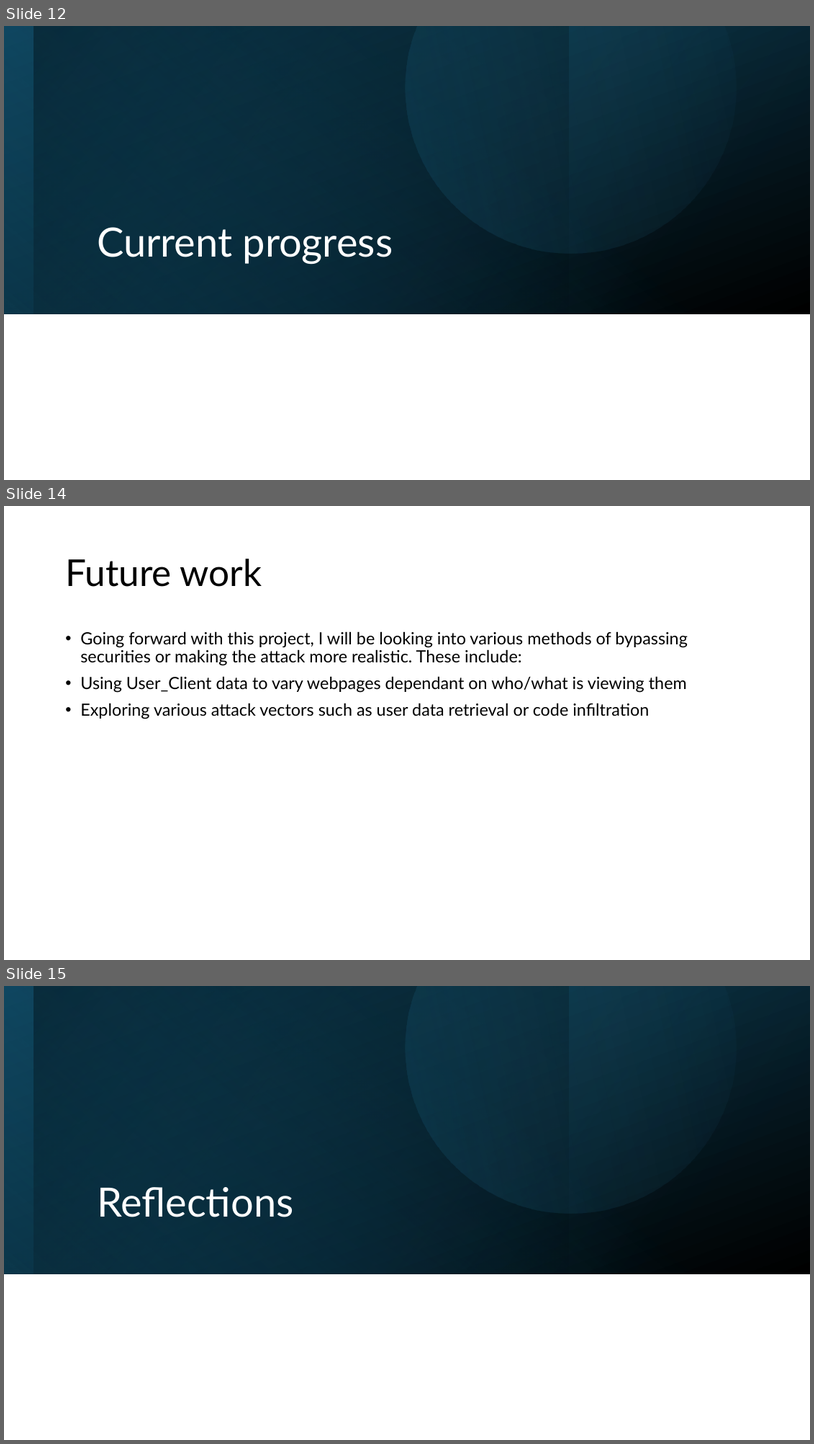
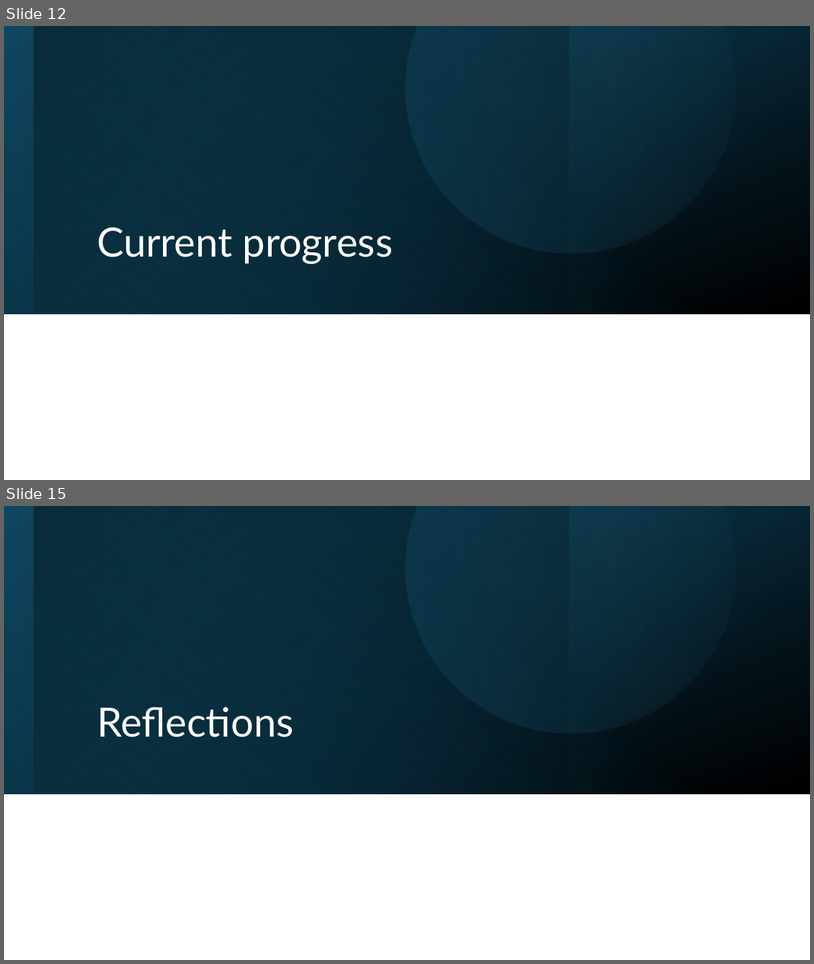
Before and after one commit to Fitch-Gamer/Bachelors-Dissertation, a slide deck: Demonstration of progress/Demonstration of progress.pptx. Shown one above the other, each under a label of ours: slides 12, 14 and 15 before the commit, slides 12 and 15 after it; the slides between them are not shown. The pictures are 814x1444 and 814x964 pixels, drawn with LibreOffice and Linux fonts; fonts in the diff are those of the drawing. Boxes give left, top, right and bottom in pixels: in the first picture for what was removed or moved away, otherwise in the second. Text is boxed around its words. In the diff, an @@ line names an element or a change of style, - is before the commit and + after.

```diff
--- a/Demonstration of progress/Demonstration of progress.pptx
+++ b/Demonstration of progress/Demonstration of progress.pptx
@@ slide 14 removed at <box>4,506,810,960</box>, background #FFFFFF @@
@@ title removed at <box>65,559,262,587</box> @@
-Future work
@@ text removed at <box>80,631,688,719</box> @@
-• Going forward with this project, I will be looking into various methods of bypassing securities or making the attack more realistic. These include:
-• Using User_Client data to vary webpages dependant on who/what is viewing them
-• Exploring various attack vectors such as user data retrieval or code infiltration
```
Also in this commit, not shown: 3 slides changed, 4 slides added, 2 other slides removed, 17 other files.
